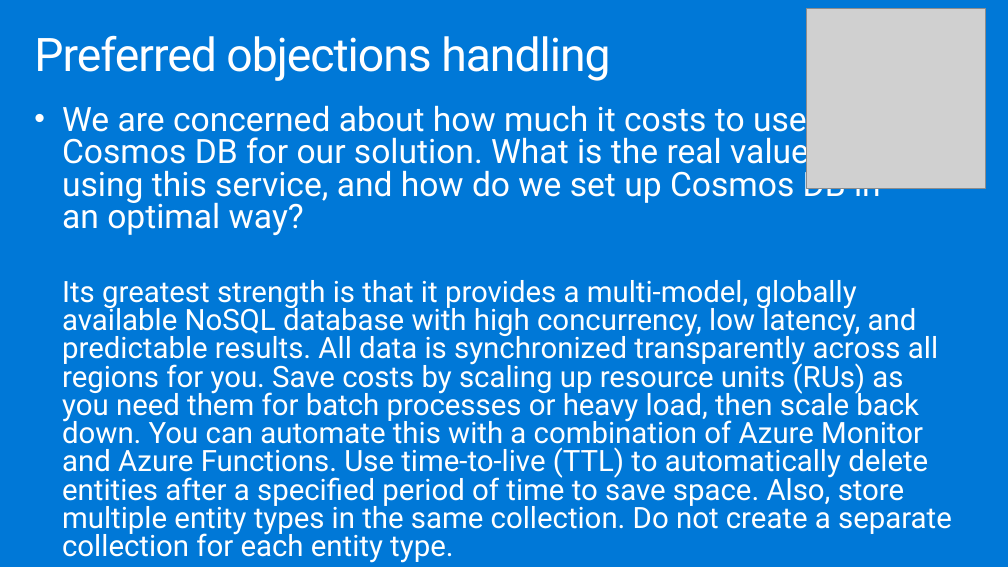
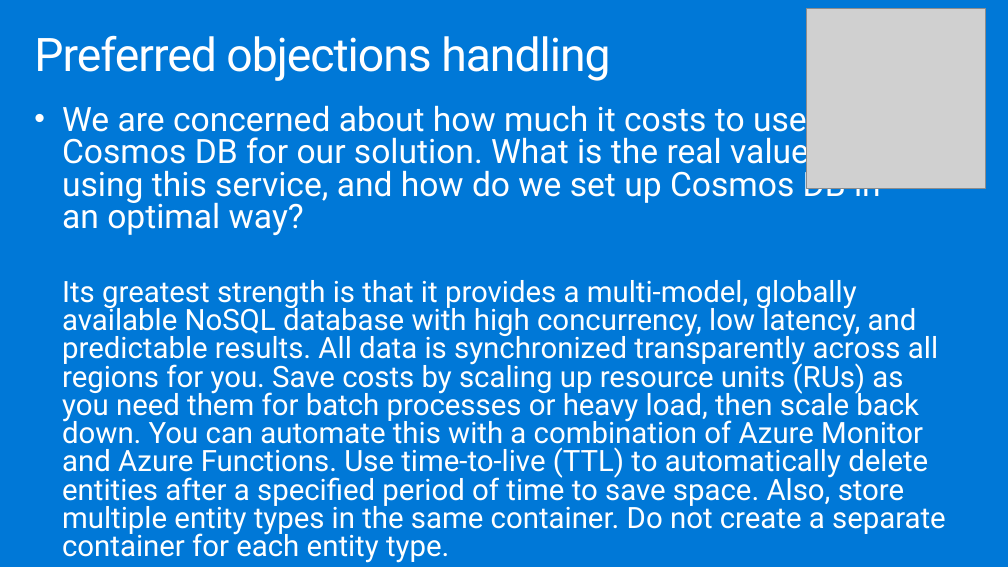
Before and after one commit to testjiho/innovative-fraud-detection, a slide deck: slide 30 of Whiteboard design session/WDS trainer presentation - Cosmos DB Real Time Advanced Analytics.pptx. Drawn at 1008x567 pixels with LibreOffice and Linux fonts; fonts in the diff are those of the drawing; grey boxes stand for pictures. Boxes give left, top, right and bottom in pixels: in the first picture for what was removed or moved away, otherwise in the second. Text is boxed around its words. In the diff, an @@ line names an element or a change of style, - is before the commit and + after.

Commit message:
Updated presentation

```diff
--- a/Whiteboard design session/WDS trainer presentation - Cosmos DB Real Time Advanced Analytics.pptx
+++ b/Whiteboard design session/WDS trainer presentation - Cosmos DB Real Time Advanced Analytics.pptx
@@ text at box(62, 280, 946, 563): text changed @@
-  Its greatest strength is that it provides a multi-model, globally available NoSQL database with high concurrency, low latency, and predictable results. All data is synchronized transparently across all regions for you. Save costs by scaling up resource units (RUs) as you need them for batch processes or heavy load, then scale back down. You can automate this with a combination of Azure Monitor and Azure Functions. Use time-to-live (TTL) to automatically delete entities after a specified period of time to save space. Also, store multiple entity types in the same collection. Do not create a separate collection for each entity type.
+  Its greatest strength is that it provides a multi-model, globally available NoSQL database with high concurrency, low latency, and predictable results. All data is synchronized transparently across all regions for you. Save costs by scaling up resource units (RUs) as you need them for batch processes or heavy load, then scale back down. You can automate this with a combination of Azure Monitor and Azure Functions. Use time-to-live (TTL) to automatically delete entities after a specified period of time to save space. Also, store multiple entity types in the same container. Do not create a separate container for each entity type.
```
Also in this commit, not shown: 3 other slides changed, 1 other file.
